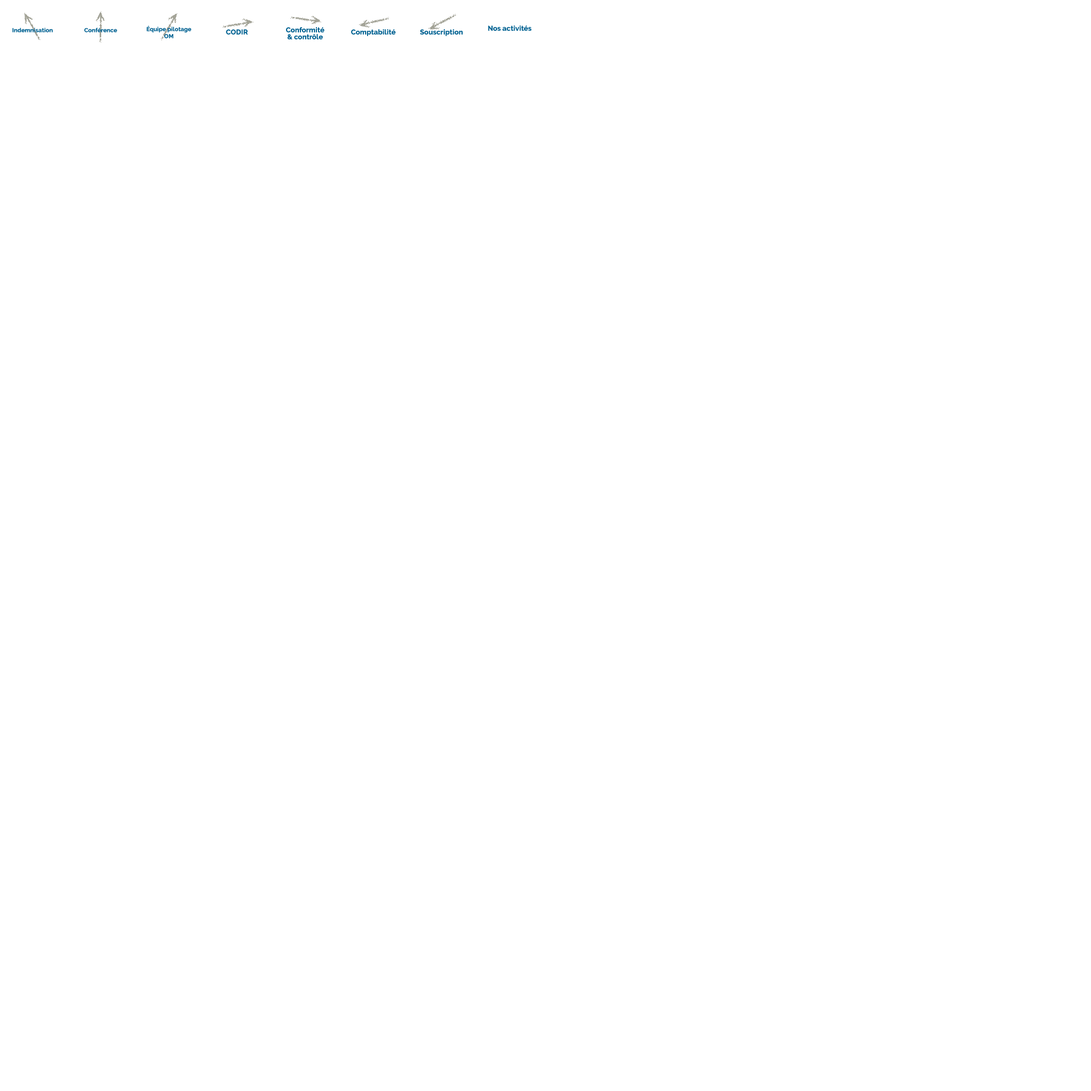
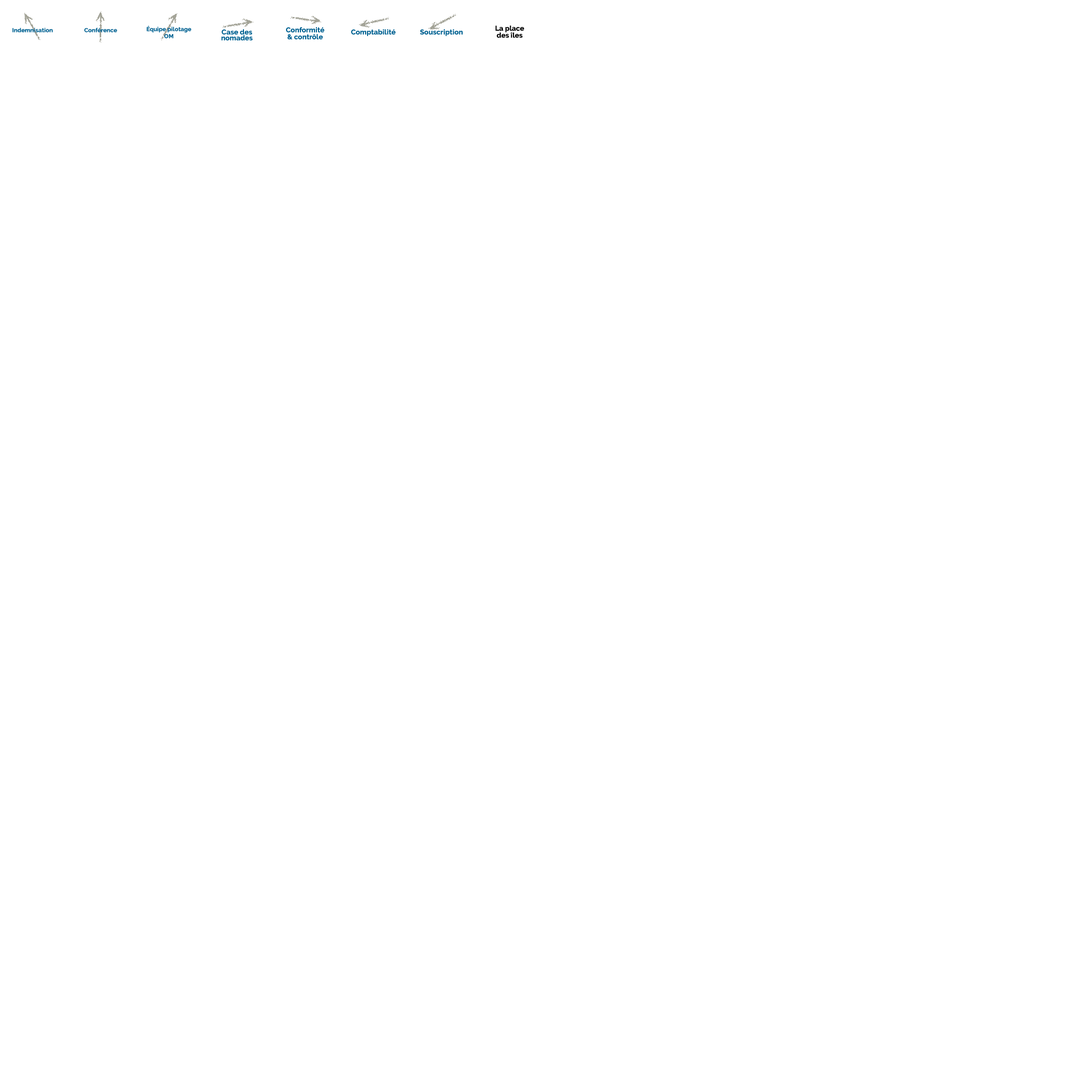
Layer changes from the first 1091 × 1091 image to the second:
renamed "Nos activités" to "La place des îles", painted on it over [488, 25, 532, 38]
renamed "CODIR" to "Case des nomades", painted on it over [221, 29, 253, 41]
